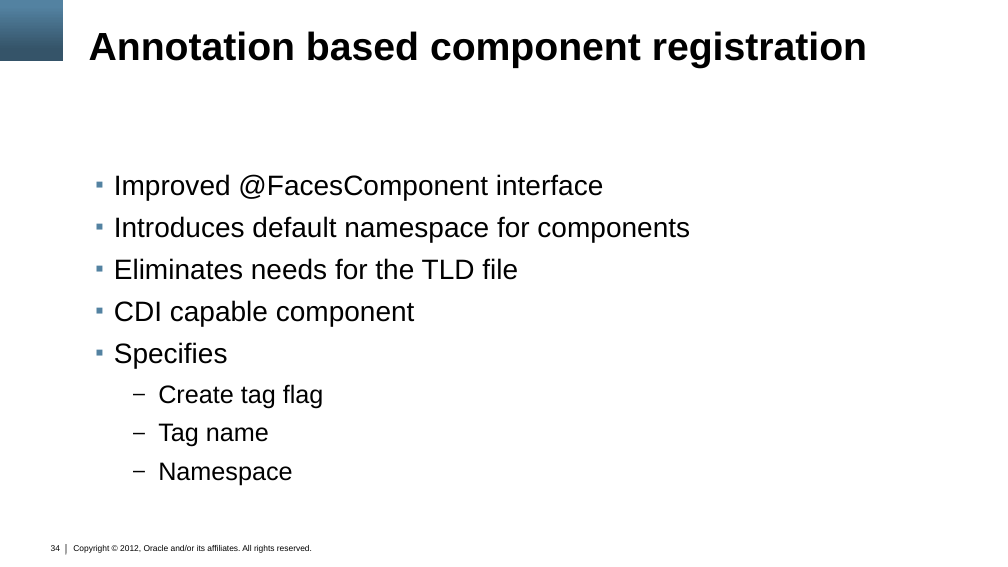
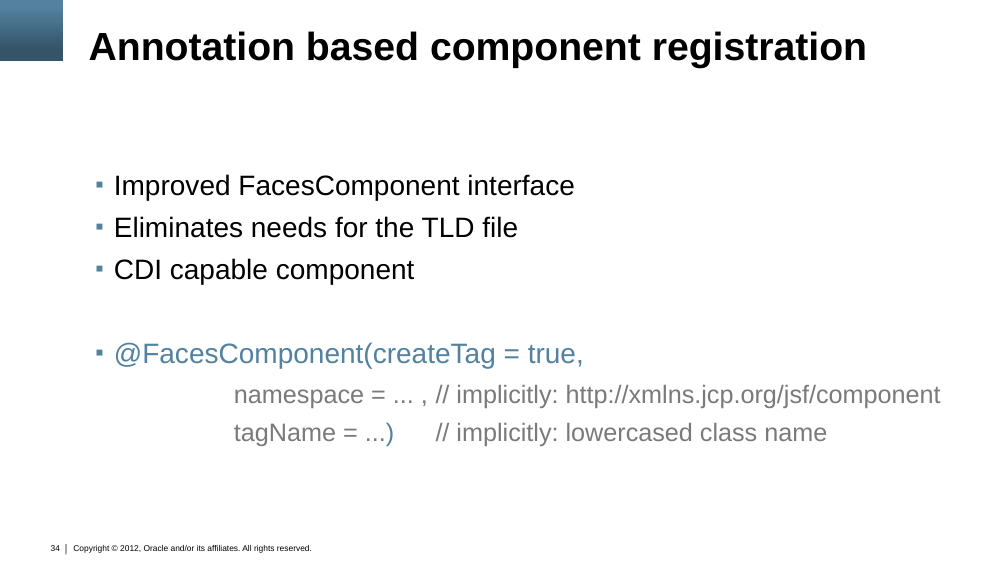
Before and after one commit to marfous/j1demo-pf, a slide deck: slide 34 of con3638.pptx. Drawn at 1008x567 pixels with LibreOffice and Linux fonts; fonts in the diff are those of the drawing; background and template pictures are left out. Boxes give left, top, right and bottom in pixels: in the first picture for what was removed or moved away, otherwise in the second. Text is boxed around its words. In the diff, an @@ line names an element or a change of style, - is before the commit and + after.

Commit message:
Updated slides

```diff
--- a/con3638.pptx
+++ b/con3638.pptx
@@ text at box(114, 174, 574, 200): text changed @@
-▪ Improved @FacesComponent interface
-▪ Introduces default namespace for components
+▪ Improved FacesComponent interface
@@ text at box(114, 342, 941, 446): text changed; text colour #000000 to #7A7A7A @@
-▪ Specifies
-  – Create tag flag
-  – Tag name
-  – Namespace
+▪ @FacesComponent(createTag = true,
+  namespace = ... , // implicitly: http://xmlns.jcp.org/jsf/component
+  tagName = ...) // implicitly: lowercased class name
```
Also in this commit, not shown: 5 other slides changed.
